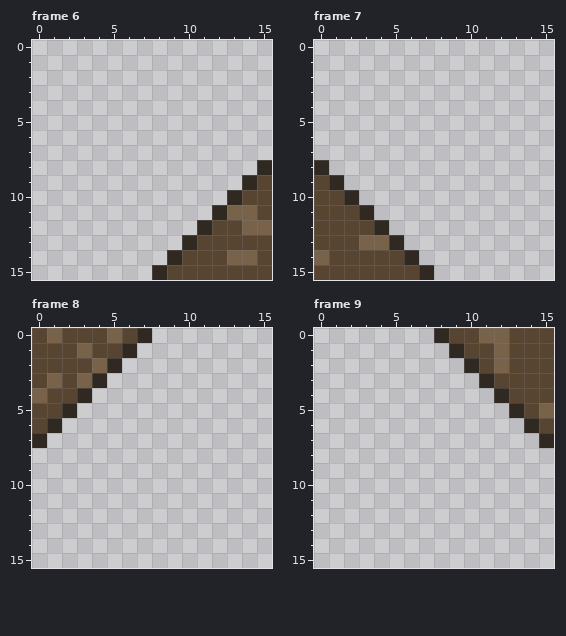
Two versions of one pixel-art file, assets/farmland/bg/dirt.aseprite. Above is the file before it was changed.
16x16 pixels, 13 frames. Shown: frame 6, frame 7, frame 8, frame 9. The commit also changed other frames, which this record leaves out.
The same view after the edit:
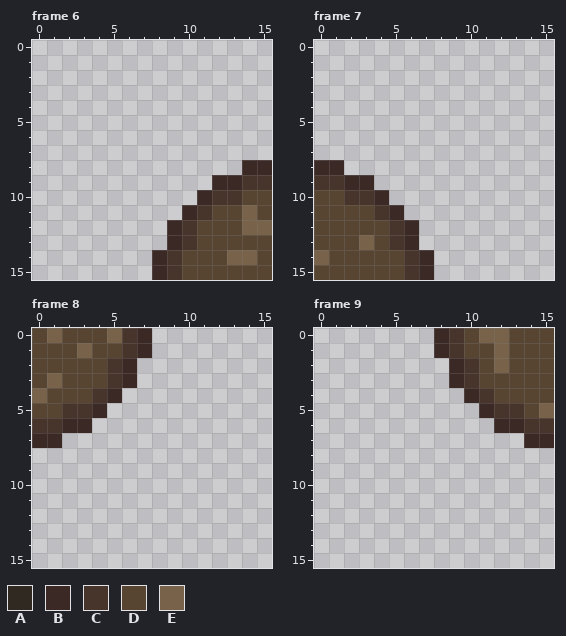
Palette (. is transparent): A #302922  B #3b2926  C #47342b  D #574531  E #78624a
Commit message: graphics - round dirt corners
From old to new:
Changed rows in their new state; - is an unchanged pixel.
Frame 6:
first column x 8:
 8 ------BB
 9 ----BBCC
10 ---BCC--
11 --BCDD--
12 -BCD----
13 -BC-----
14 BC------
15 BC------
Frame 7:
first column x 0:
 8 BB------
 9 CCBB----
10 --CCB---
11 ---DCB--
12 ----DCB-
13 ----DCB-
14 ------CB
15 ------CB
Frame 8:
first column x 0:
 0 ------CB
 1 ------CB
 2 ----DCB-
 3 ---DDCB-
 4 ---DCB--
 5 --CCB---
 6 CCBB----
 7 BB------
Frame 9:
first column x 8:
 0 BC------
 1 BC------
 2 -BC-----
 3 -BCD----
 4 --BCD---
 5 ---BCC--
 6 ----BBCC
 7 ------BB
Where, in picture pixels (left, top, right, bottom), the same in both pictures:
changed: (152, 160, 272, 280)
changed: (314, 160, 434, 280)
changed: (32, 328, 152, 448)
changed: (434, 328, 554, 448)
